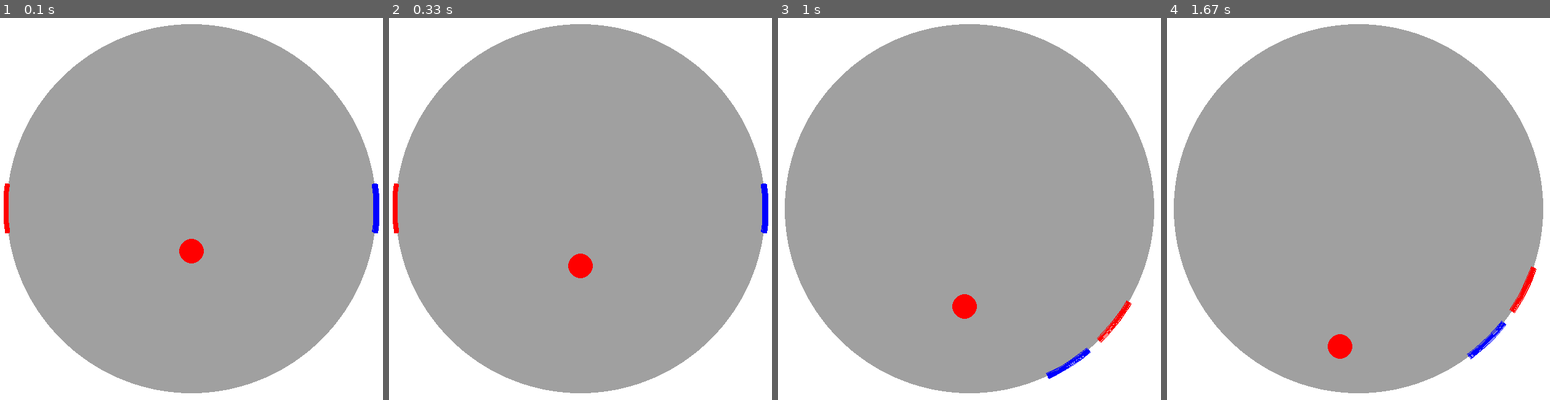
Above: before the commit, frames 1-4 (left to right).
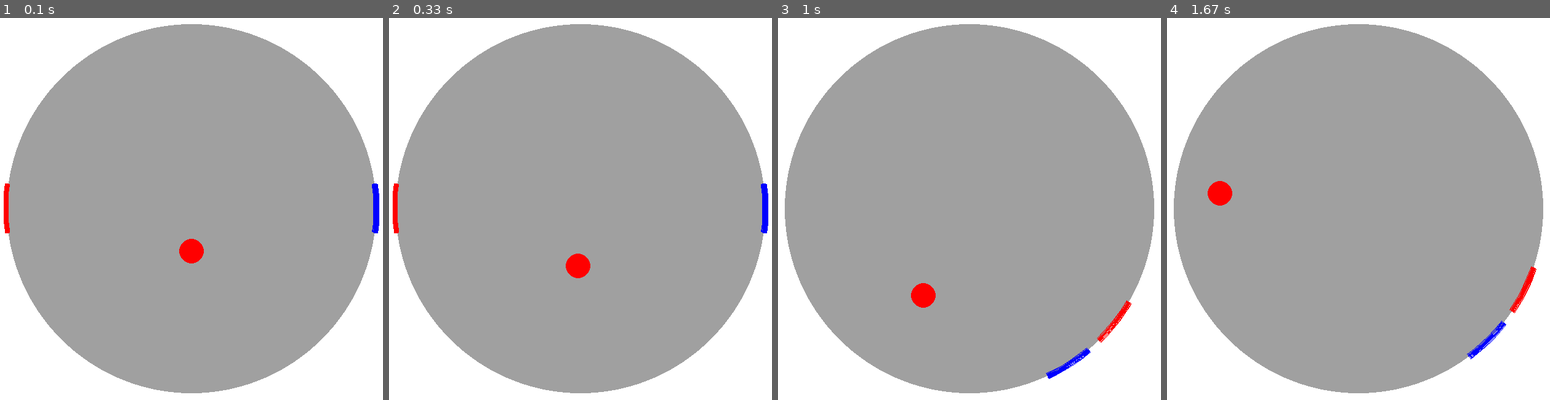
Above: after the commit, the same moments.

Repository: sandhyarottoo/phys-hackathon-2023
Game: pygame game, started from working-bounces.py
The game is run twice, just before and just after one commit, with the same random seed, the same clock (stepped at 60 frames per second) and the same inputs.
Inputs:
- Up to frame 1 (0.1 s): no input
- Up to frame 2 (0.33 s): no input
- Up to frame 3 (1 s): hold Right 0.33-0.8 s; hold Right from 0.83 s (still down); hold D from 0.83 s (still down)
- Up to frame 4 (1.67 s): release Right at 1.3 s; release D at 1.3 s; hold Left from 1.33 s (still down); hold A from 1.33 s (still down)

Frame 1 is identical in both runs. In frame 2, less than 0.1% of the frame differs, in the area x 46-54%, y 61-69%; in frame 3, 0.6%, in the area x 34-52%, y 69-79%; in frame 4, 0.6%.

Commit message:
added respawn and scorekeeping

Diff:
--- a/working-bounces.py
+++ b/working-bounces.py
@@ -27,12 +27,15 @@
 height = 790
 RING_RADIUS = 300
 PLAYER_RADIUS = 305
+player_width = 8
 
 PLAYER_VELOCITY = 6
 PLAYER_ARC_ANGLE = np.pi / 12  # 90 degrees in radians
 
 player1_angle = -np.pi / 2
 player2_angle = -np.pi / 2
+
+MAX_SCORE = 10
 
 #time step for euler integration
 dt = 0.0001
@@ -91,6 +94,7 @@
                         width=self.player_width)
 
 
+
 class PointCharge(pygame.sprite.Sprite):
     def __init__(self, pos, strength):
         super().__init__()
@@ -121,7 +125,7 @@
         self.pos = pos
         self.vel = vel
         self.acc = acc
-
+        self.radius = radius
         self.image = pygame.Surface((2 * radius, 2 * radius), pygame.SRCALPHA)
         pygame.draw.circle(self.image, color, (radius, radius), radius)
         self.rect = self.image.get_rect()
@@ -129,6 +133,8 @@
         pos_cartesian = polar_to_cartesian(self.pos)
         self.rect.center = (pos_cartesian.x, pos_cartesian.y)
         self.isoutside = False
+        self.bool_color = False
+        self.color = "blue"
 
     def getForce(self, sources):
         #each object in sources must have a computeForce(self.pos, other.pos) method
@@ -145,6 +151,20 @@
 
 
     def update(self, force_sources,player1,player2):
+        if pygame.sprite.collide_mask(self,player1) or pygame.sprite.collide_mask(self,player2):
+
+            self.bool_color = not self.bool_color
+
+            #collision change of motion
+            if self.pos.x < 0:
+                self.pos.x = -(PLAYER_RADIUS - player_width - self.radius)
+            else:
+                self.pos.x = (PLAYER_RADIUS - player_width - self.radius)
+
+            if abs(self.vel.x) < 50:
+                self.vel.x *= -1.25
+            else:
+                self.vel.x *= -1.08
         # Update the position of the sprite
         self.pos += self.vel*dt
         self.vel += self.acc*dt
@@ -157,7 +177,18 @@
         self.acc += self.getForce(force_sources)
         pos_cartesian = polar_to_cartesian(self.pos)
 
+        if player1.score == MAX_SCORE:
+            text = font.render("Congratulations Player 1!")
+            pygame.quit()
+        if player2.score == MAX_SCORE:
+            text = font.render("Congratulations Player 2!")
+            pygame.quit()
+
         if self.pos.x > PLAYER_RADIUS:
+            if self.color == blue:
+                player2.score += 1
+            else:
+                player1.score += 1
             text = font.render('Respawning in 2 seconds...', True, green)
             screen.blit(text, text.get_rect(center = screen.get_rect().center))
             pygame.time.wait(2000)
@@ -165,6 +196,11 @@
             self.vel.x = np.random.sample()*100
             pygame.time.wait(2000)
 
+
+        if self.bool_color:
+            self.color = "blue"
+        else:
+            self.color = "red"
 
         self.rect.center = (pos_cartesian.x + width/2, pos_cartesian.y + height/2)
 
@@ -219,7 +255,7 @@
 running = True
 
 w_platform = 0.001 #number is in rad/s, returns deg/s
-acc_platform = 0 #acceleration of the platform
+acc_platform = 0.01 #acceleration of the platform
 
 while running:
     current_time = pygame.time.get_ticks()
